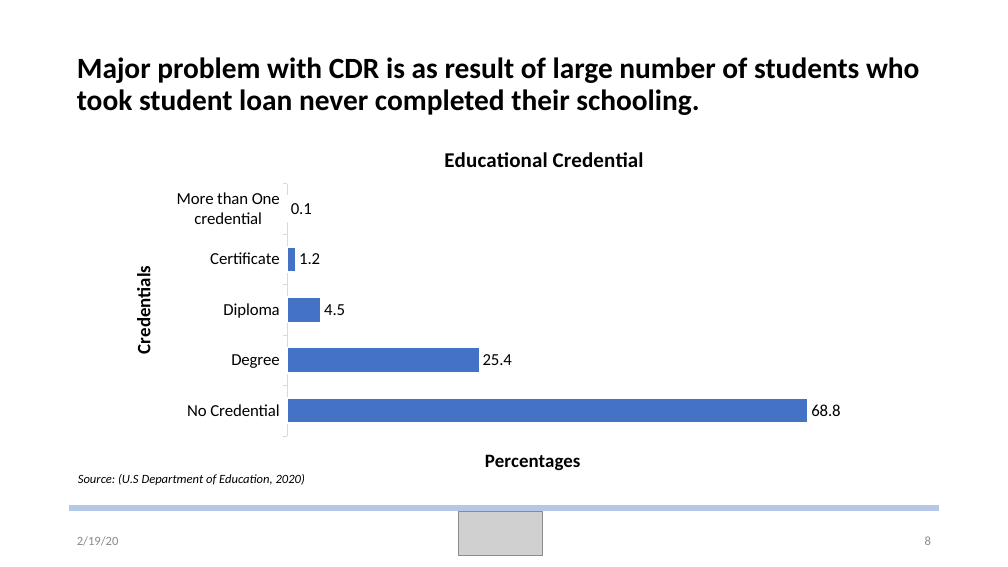
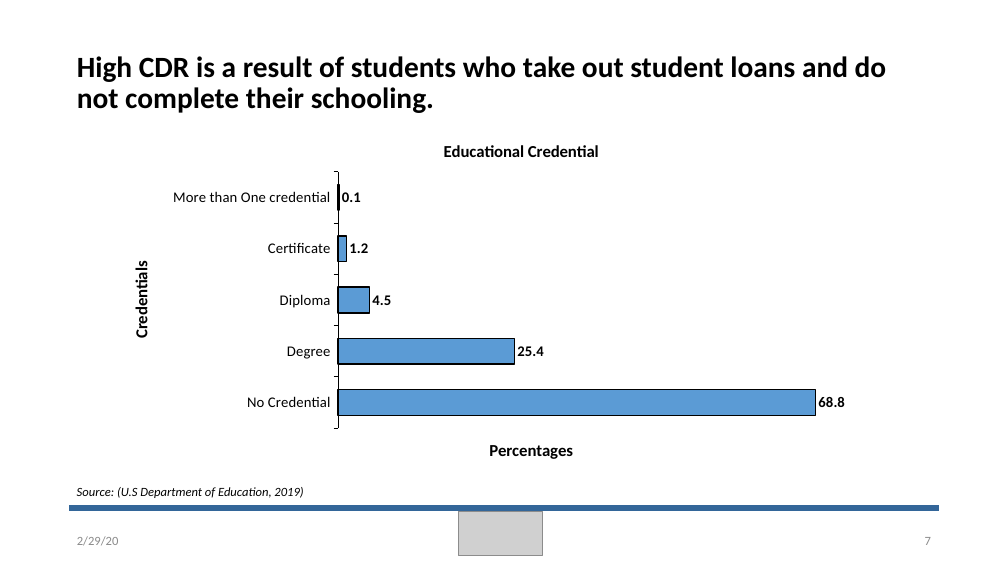
Before and after one commit to NU-Noise/Analysis-of-Cohort-Default-Rates-in-Post-Secondary-Education, a slide deck: slide 7 of proposal/defaultRates.pptx (slide 8 before the commit). Drawn at 1008x567 pixels with LibreOffice and Linux fonts; fonts in the diff are those of the drawing; grey boxes stand for pictures. Boxes give left, top, right and bottom in pixels: in the first picture for what was removed or moved away, otherwise in the second. Text is boxed around its words. In the diff, an @@ line names an element or a change of style, - is before the commit and + after.

```diff
--- a/proposal/defaultRates.pptx
+++ b/proposal/defaultRates.pptx
@@ text "High CDR is a result ..." at [77, 56, 887, 113]: vertical alignment middle to bottom @@
@@ text at [77, 56, 887, 113]: text changed @@
-Major problem with CDR is as result of large number of students who took student loan never completed their schooling.
+High CDR is a result of students who take out student loans and do not complete their schooling.
@@ bar chart at [113, 123, 910, 479] @@
@@ colour of Series 1 #4472C4 to #5B9BD5 @@
@@ data labels of Series 1 changed @@
@@ colours of single points changed @@
@@ category axis changed @@
@@ lettering changed @@
@@ bar chart: place and size @@
-bar chart at [113, 126, 910, 490]
+bar chart at [113, 123, 910, 479]
@@ line (939, 508) - (70, 508): stroke #B4C7E7 6 pt to #336699 6 pt @@
@@ text at [77, 487, 303, 498]: text changed @@
-Source: (U.S Department of Education, 2020)
+Source: (U.S Department of Education, 2019)
@@ page number at [925, 537, 931, 545]: text changed @@
-8
+7
```
Also in this commit, not shown: 7 other slides changed, 8 slides added, 8 slides removed.
